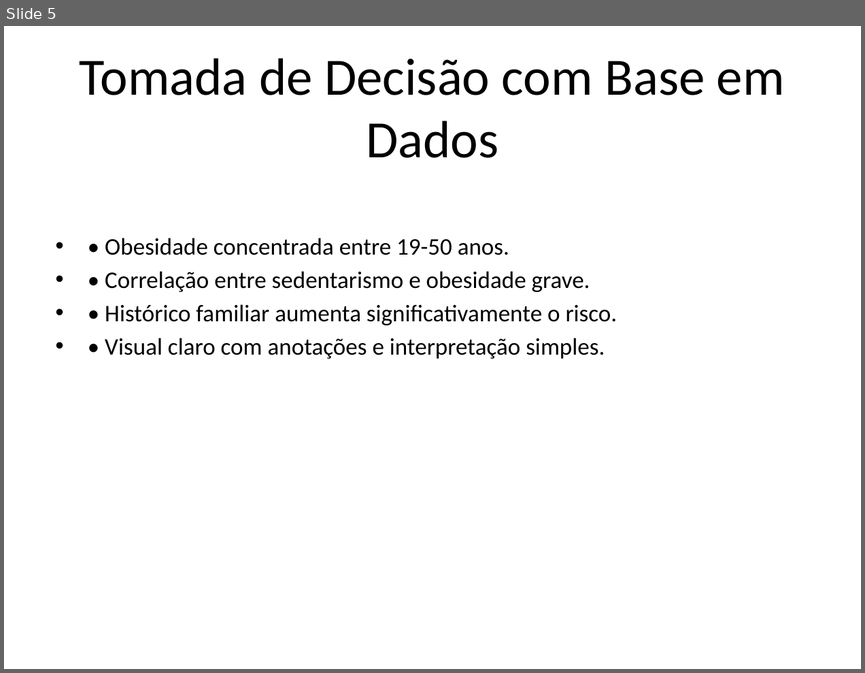
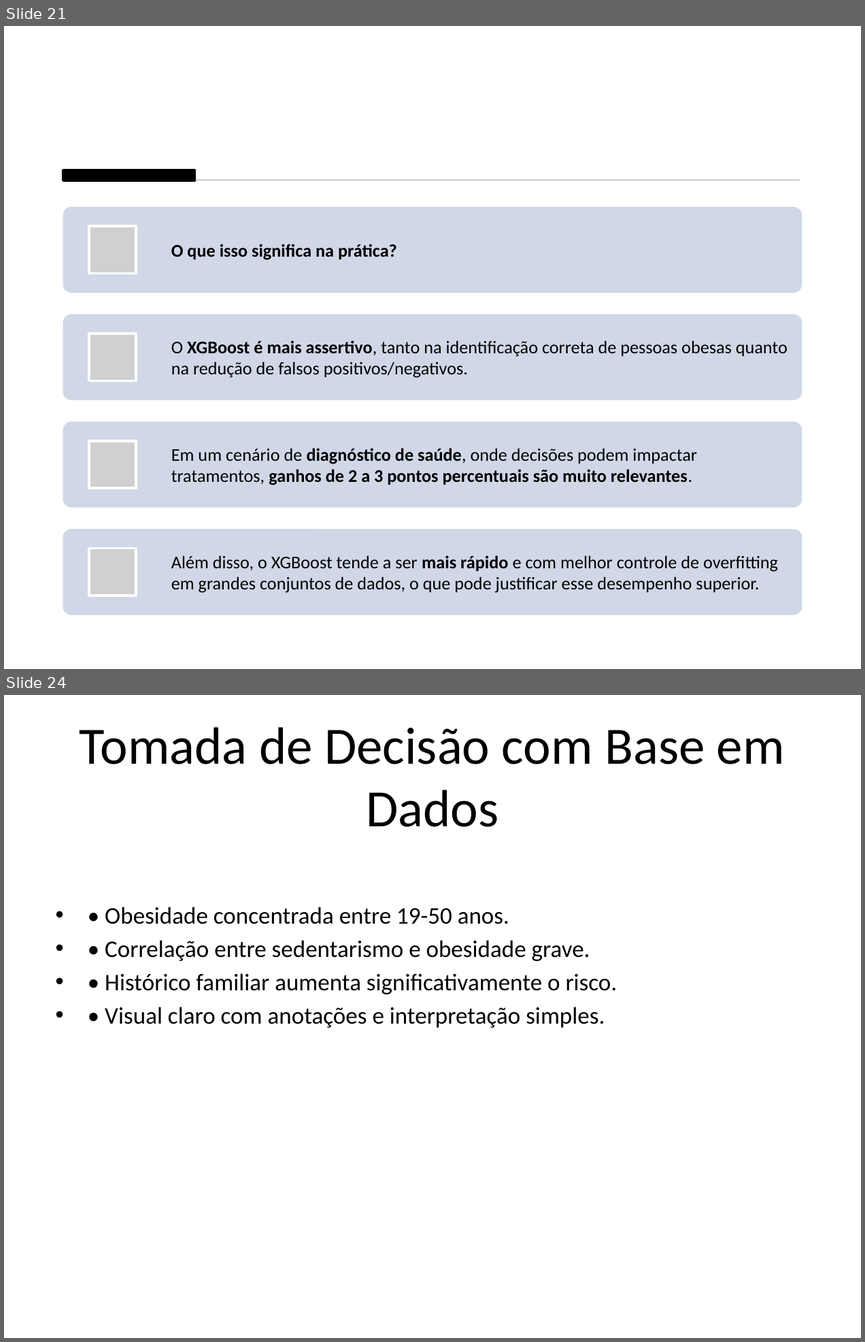
Before and after one commit to Naiderossi/Tech4, a slide deck: Apresentacao_TechChallenge_Obesidade.pptx. Shown one above the other, each under a label of ours: slide 5 before the commit, slides 21 and 24 after it; the slides between them are not shown. The pictures are 865x673 and 865x1342 pixels, drawn with LibreOffice and Linux fonts; fonts in the diff are those of the drawing; grey boxes stand for pictures. Boxes give left, top, right and bottom in pixels: in the first picture for what was removed or moved away, otherwise in the second. Text is boxed around its words. In the diff, an @@ line names an element or a change of style, - is before the commit and + after.

```diff
--- a/Apresentacao_TechChallenge_Obesidade.pptx
+++ b/Apresentacao_TechChallenge_Obesidade.pptx
@@ slide 21 added at (x1=4, y1=26, x2=861, y2=669), background #FFFFFF @@
@@ rectangle added at (x1=63, y1=170, x2=195, y2=180), fill #000000, outline #000000 2 pt @@
@@ rectangle added at (x1=65, y1=180, x2=799, y2=181), fill #D5D5D5 @@
@@ group added at (x1=63, y1=207, x2=802, y2=615): 4 rounded rectangles, 4 pictures, 4 texts @@
+O que isso significa na prática?
+O XGBoost é mais assertivo, tanto na identificação correta de pessoas obesas quanto na redução de falsos positivos/negativos.
+Em um cenário de diagnóstico de saúde, onde decisões podem impactar tratamentos, ganhos de 2 a 3 pontos percentuais são muito relevantes.
+Além disso, o XGBoost tende a ser mais rápido e com melhor controle de overfitting em grandes conjuntos de dados, o que pode justificar esse desempenho superior.
@@ what was slide 5 is now slide 24 @@
```
Also in this commit, not shown: 5 slides changed, 18 other slides added.
